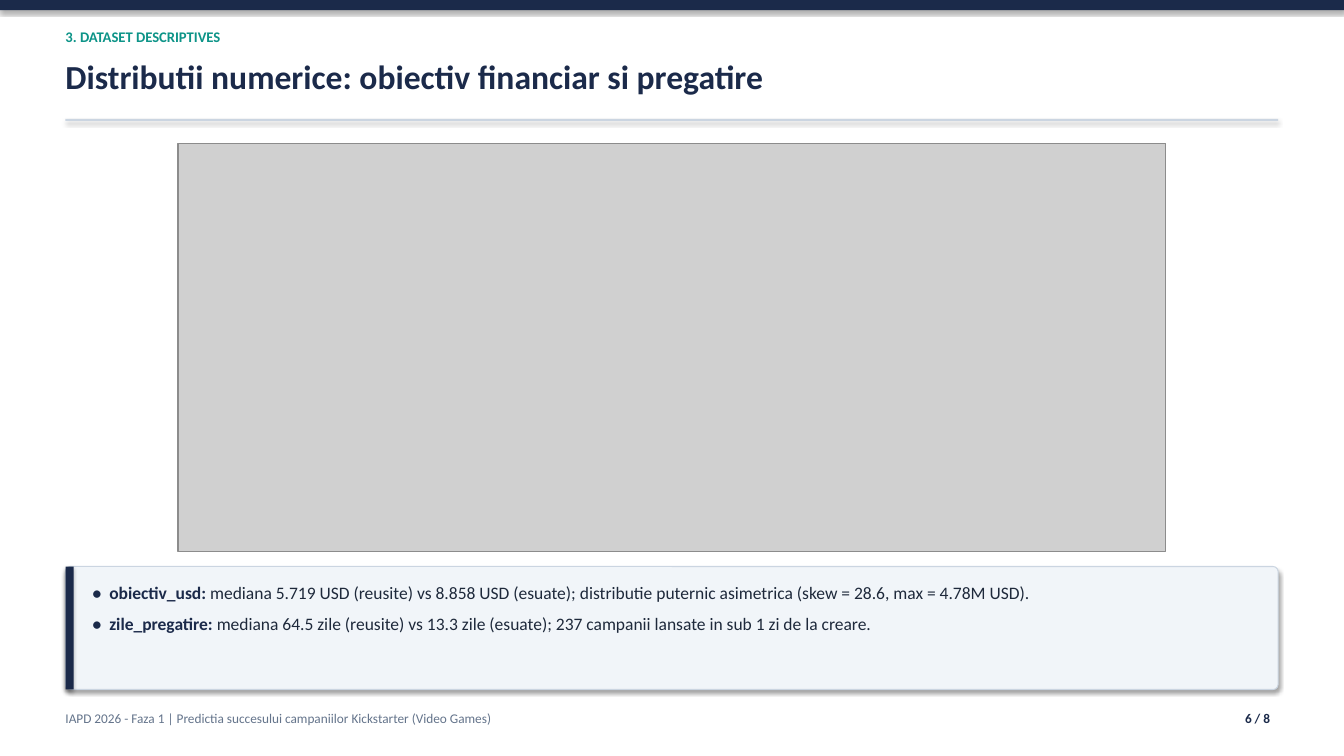
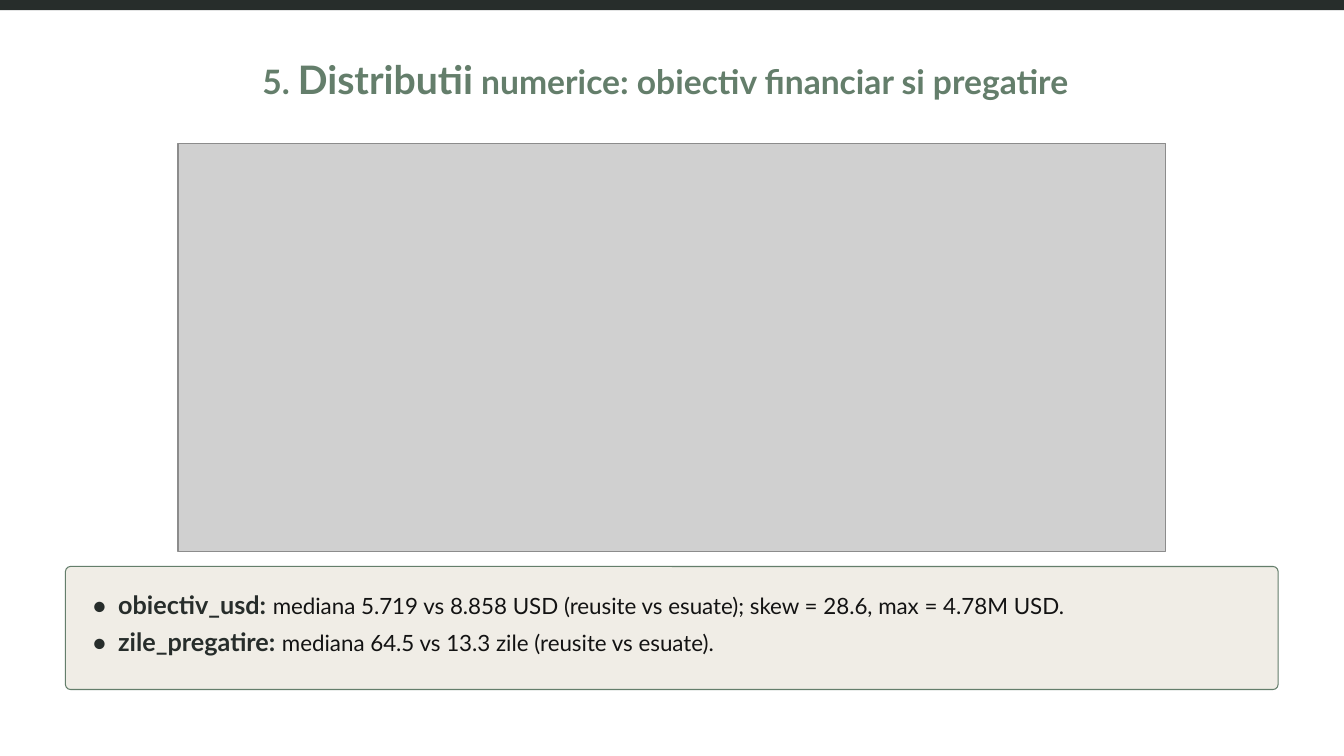
Before and after one commit to Avram-Robert/Predictia-succesului-campaniilor-de-jocuri-de-pe-Kickstarter, a slide deck: slide 6 of docs/IAPD_Phase1_Presentation.pptx. Drawn at 1344x756 pixels with LibreOffice and Linux fonts; fonts in the diff are those of the drawing; grey boxes stand for pictures. Boxes give left, top, right and bottom in pixels: in the first picture for what was removed or moved away, otherwise in the second. Text is boxed around its words. In the diff, an @@ line names an element or a change of style, - is before the commit and + after.

```diff
--- a/docs/IAPD_Phase1_Presentation.pptx
+++ b/docs/IAPD_Phase1_Presentation.pptx
@@ rectangle at <box>0,0,1344,10</box>: fill #1B2A4A to #272D2B; shadow off @@
@@ text removed at <box>65,32,220,42</box> @@
-3. DATASET DESCRIPTIVES
@@ text at <box>262,65,1068,100</box>: text changed; font Calibri to Lato; text colour #1B2A4A to #647E6B @@
-Distributii numerice: obiectiv financiar si pregatire
+5. Distributii numerice: obiectiv financiar si pregatire
@@ rectangle removed at <box>66,119,1278,121</box> @@
@@ rounded rectangle at <box>66,567,1278,690</box>: fill #F1F5F9 to #F0EDE6; outline #CBD5E1 0.75 pt to #647E6B 0.75 pt; shadow off @@
@@ rectangle removed at <box>66,567,74,690</box> @@
@@ text at <box>118,595,1064,656</box>: text changed; size 12.5 to 16 pt; font Calibri to Lato; text colour #1E293B to #131313 @@
-• obiectiv_usd: mediana 5.719 USD (reusite) vs 8.858 USD (esuate); distributie puternic asimetrica (skew = 28.6, max = 4.78M USD).
-• zile_pregatire: mediana 64.5 zile (reusite) vs 13.3 zile (esuate); 237 campanii lansate in sub 1 zi de la creare.
+• obiectiv_usd: mediana 5.719 vs 8.858 USD (reusite vs esuate); skew = 28.6, max = 4.78M USD.
+• zile_pregatire: mediana 64.5 vs 13.3 zile (reusite vs esuate).
@@ text removed at <box>65,713,491,725</box> @@
-IAPD 2026 - Faza 1 | Predictia succesului campaniilor Kickstarter (Video Games)
@@ text removed at <box>1245,714,1270,723</box> @@
-6 / 8
```
Also in this commit, not shown: 6 other slides changed, 1 slide added, 1 slide removed.
